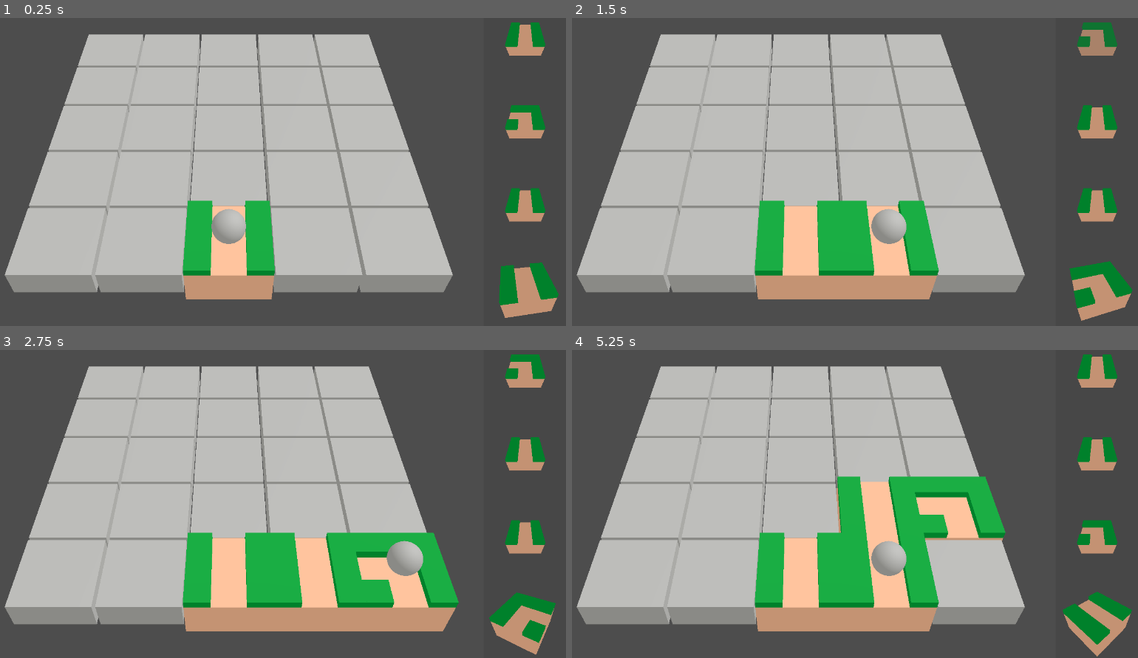
Above: before the commit, frames 1-4 (two rows, left to right).
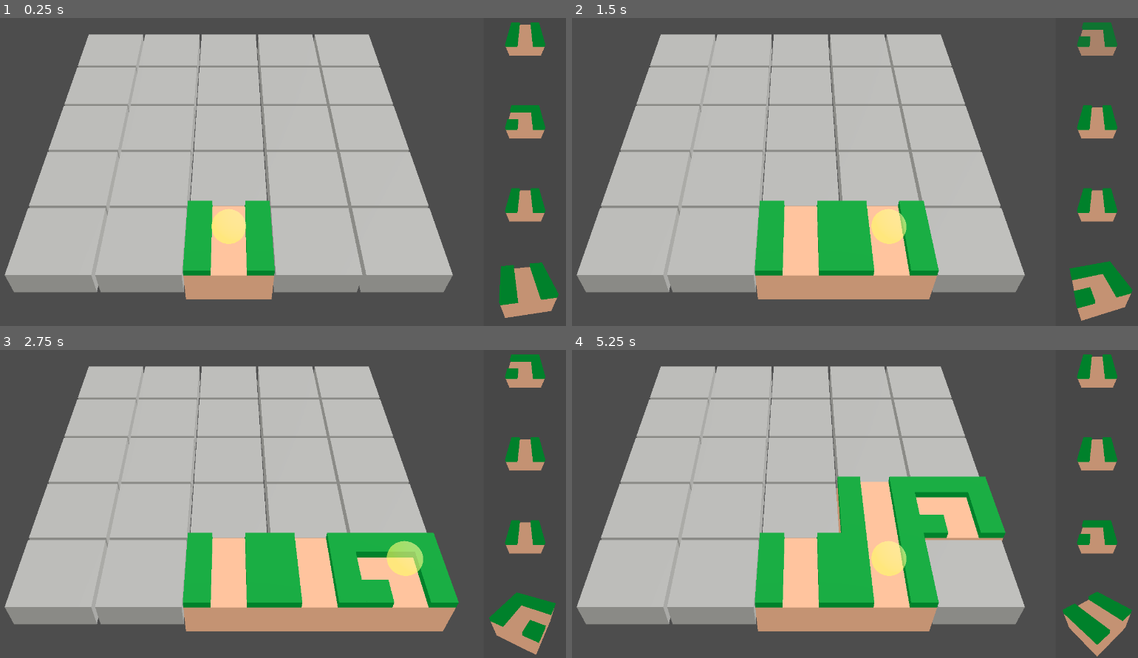
Above: after the commit, the same moments.

Repository: Pro1d/code4cause
Game: Godot game, scene res://scenes/main/GameMain.tscn
Same seed, same stepped clock (60 frames per second), same inputs: the game is played once before the commit and once after it.
Inputs:
- Up to frame 1 (0.25 s): no input
- Up to frame 2 (1.5 s): tap Enter (ui_accept) at 0.5, 0.77 s; hold D (move_right) 0.53-1.28 s; hold S (move_down) from 1.28 s (still down)
- Up to frame 3 (2.75 s): tap Enter (ui_accept) at 1.52 s; release S (move_down) at 2.03 s; hold D (move_right) from 2.03 s (still down)
- Up to frame 4 (5.25 s): release D (move_right) at 2.78 s; hold W (move_up) 2.78-3.53 s; tap Enter (ui_accept) at 3.02, 3.77, 4.52 s; hold A (move_left) 3.53-5.03 s; hold S (move_down) from 5.03 s (still down)

The runs differ from the first frame. In frame 1, 0.5% of the frame differs, in the area x 37-44%, y 61-74%; in frame 2, 0.6%; in frame 3, 0.6%, in the area x 68-75%, y 62-74%; in frame 4, 0.6%.

Commit message:
Pre player

Diff:
--- a/scenes/game/game_scene.gd
+++ b/scenes/game/game_scene.gd
@@ -5,6 +5,7 @@
 @onready var grid: PlacementGrid = %TileGrid
 @onready var camera: Camera3D = %Camera3D
 @onready var input_controller: InputController = %InputController
+@onready var player: Player = %Player
 
 var next_tile: PackedScene : set = set_next_tile
 var cell_size: float= 0
--- a/scenes/game/game_scene.tscn
+++ b/scenes/game/game_scene.tscn
@@ -1,9 +1,10 @@
-[gd_scene load_steps=5 format=3 uid="uid://5j3nkd57dwpk"]
+[gd_scene load_steps=6 format=3 uid="uid://5j3nkd57dwpk"]
 
 [ext_resource type="Script" path="res://scenes/game/game_scene.gd" id="1_x51h5"]
 [ext_resource type="Script" path="res://scripts/prototype/placement_grid.gd" id="1_xpw66"]
 [ext_resource type="PackedScene" uid="uid://depdfa24xcvji" path="res://scenes/prototype/tile.tscn" id="2_aevgb"]
 [ext_resource type="Script" path="res://scripts/prototype/grid_movement_controller.gd" id="3_usuh6"]
+[ext_resource type="PackedScene" uid="uid://dfxnn5sgl8knh" path="res://scenes/player/player.tscn" id="5_sok4i"]
 
 [node name="GameScene" type="Node3D"]
 script = ExtResource("1_x51h5")
@@ -26,3 +27,6 @@
 [node name="InputController" type="Node" parent="."]
 unique_name_in_owner = true
 script = ExtResource("3_usuh6")
+
+[node name="Player" parent="." instance=ExtResource("5_sok4i")]
+unique_name_in_owner = true
--- /dev/null
+++ b/scenes/player/player.gd
@@ -0,0 +1,2 @@
+class_name  Player
+extends Node3D
--- /dev/null
+++ b/scenes/player/player.tscn
@@ -0,0 +1,6 @@
+[gd_scene load_steps=2 format=3 uid="uid://dfxnn5sgl8knh"]
+
+[ext_resource type="Script" path="res://scenes/player/player.gd" id="1_0b1kw"]
+
+[node name="Player" type="Node3D"]
+script = ExtResource("1_0b1kw")
--- a/scenes/prototype/tile.tscn
+++ b/scenes/prototype/tile.tscn
@@ -1,10 +1,17 @@
-[gd_scene load_steps=4 format=3 uid="uid://depdfa24xcvji"]
+[gd_scene load_steps=5 format=3 uid="uid://depdfa24xcvji"]
 
 [ext_resource type="Script" path="res://scripts/prototype/placement_cell.gd" id="1_2xaup"]
 
 [sub_resource type="BoxMesh" id="BoxMesh_g23p7"]
 
+[sub_resource type="StandardMaterial3D" id="StandardMaterial3D_dpw7o"]
+transparency = 1
+albedo_color = Color(1, 1, 0.415686, 0.6)
+emission_enabled = true
+emission = Color(0.756863, 0.792157, 0, 1)
+
 [sub_resource type="SphereMesh" id="SphereMesh_edhu6"]
+material = SubResource("StandardMaterial3D_dpw7o")
 
 [node name="Cell" type="Node3D" node_paths=PackedStringArray("highlight_hint")]
 script = ExtResource("1_2xaup")
